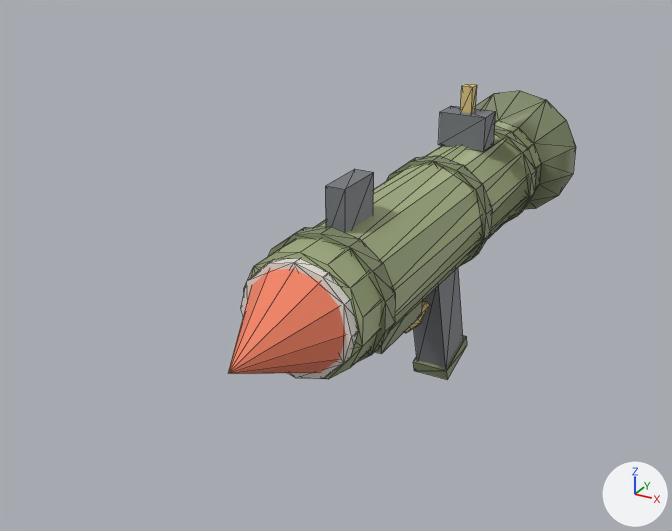
Before and after pictures for a commit that changed the OBJ model HtfFortress/Models/Rocket.obj.
Both versions are drawn from a 50 mm lens placed at (0.338, -0.838, 0.445), pointed at (-0.041, -0.148, 0.1). Lighting does not change. The marker at lower right points along +X, +Y and +Z. The picture after the commit comes second. Mesh edges are drawn as thin lines. Where no turn or scale is listed for an object, it has been applied to the vertices. Vertices at exactly the same position are counted once.

In view in the first picture: 'Rocket'.
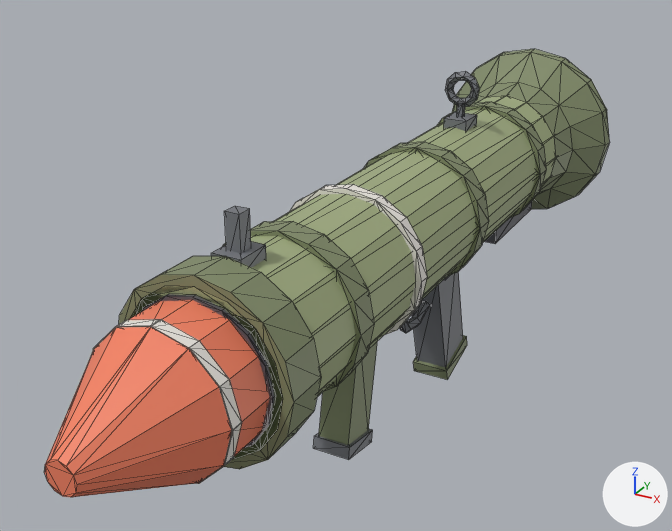
Where the change shows, as pixel boxes [x1, y1, x2, y2] in the pictures (672 x 531 px):
'Rocket', reshaped (62% wider, 51% taller): before [228, 83, 576, 380]; after [44, 49, 610, 497]
part 1 of me_rocket, added: after [132, 96, 556, 459]
part 2 of me_rocket, added: after [119, 256, 321, 469]
part 3 of me_rocket, added: after [142, 294, 275, 449]
part 4 of me_rocket, added: after [484, 201, 532, 244]
part 5 of me_rocket, added: after [223, 221, 374, 392]
part 6 of me_rocket, added: after [363, 142, 489, 276]
part 7 of me_rocket, added: after [438, 101, 546, 218]
part 8 of me_rocket, added: after [289, 184, 427, 336]
part 9 of me_rocket, added (orange): after [99, 300, 270, 476]
part 10 of me_rocket, added (orange): after [44, 327, 231, 497]
part 11 of me_rocket, added: after [93, 319, 242, 484]
part 12 of me_rocket, added: after [224, 206, 251, 253]
part 13 of me_rocket, added: after [211, 241, 266, 268]
part 14 of me_rocket, added: after [444, 112, 477, 131]
part 15 of me_rocket, added: after [457, 101, 465, 117]
part 16 of me_rocket, added: after [452, 49, 610, 209]
part 17 of me_rocket, added: after [445, 71, 479, 106]
part 18 of me_rocket, deleted: before [228, 83, 536, 379]
part 19 of me_rocket, built on: before [244, 91, 576, 379]; after [313, 341, 378, 460]
part 20 of me_rocket, recoloured (yellow to grey): [404, 301, 430, 333] in both

The edits, one by one:
me_rocket is used by ob_rocket; location (0.0, 0.0, 0.0).
me_rocket had 272 vertices, 508 faces and spanned x -0.073..0.073, y -0.38..0.24, z -0.077..0.23.
me_rocket now has 561 vertices, 1018 faces and spans x -0.102..0.102, y -0.539..0.274, z -0.077..0.248.
me_rocket part 1: a new loose piece, a 16-sided cylinder along y spanning x -0.064..0.064, y -0.41..0.2, z 0.066..0.194, in mat_wpnolive (greyish green #a2ad81).
me_rocket part 2: a new loose piece, a 16-sided cylinder along y spanning x -0.072..0.072, y -0.41..-0.375, z 0.058..0.202, in mat_wpnolivedark (greyish green #818b69).
me_rocket part 3: a new loose piece, a 16-sided cylinder along y spanning x -0.058..0.058, y -0.413..-0.409, z 0.072..0.188, in mat_bombblack (dark grey #595961).
me_rocket part 4: a new loose piece, a box spanning x -0.025..0.025, y 0.105..0.235, z 0.043..0.073, in mat_bombblack (dark grey #595961).
me_rocket part 5: a new loose piece, a 16-sided cylinder along y spanning x -0.068..0.068, y -0.311..-0.289, z 0.062..0.198, in mat_wpnolivedark (greyish green #818b69).
me_rocket part 6: a new loose piece, a 16-sided cylinder along y spanning x -0.068..0.068, y -0.071..-0.049, z 0.062..0.198, in mat_wpnolivedark (greyish green #818b69).
me_rocket part 7: a new loose piece, a 16-sided cylinder along y spanning x -0.068..0.068, y 0.109..0.131, z 0.062..0.198, in mat_wpnolivedark (greyish green #818b69).
me_rocket part 8: a new loose piece, a 16-sided cylinder along y spanning x -0.068..0.068, y -0.206..-0.194, z 0.062..0.199, in mat_white (white #eae6df).
me_rocket part 9: a new loose piece, a 12-sided cylinder along y spanning x -0.056..0.056, y -0.455..-0.405, z 0.074..0.186, in mat_wpnwarhead (orange #f38161).
me_rocket part 10: a new loose piece, a 12-sided cut cone along y (radius 0.012 at the low end, 0.056 at the high end) spanning x -0.056..0.056, y -0.539..-0.454, z 0.074..0.186, in mat_wpnwarhead (orange #f38161).
me_rocket part 11: a new loose piece, a 12-sided cylinder along y spanning x -0.056..0.056, y -0.455..-0.445, z 0.074..0.187, in mat_white (white #eae6df).
me_rocket part 12: a new loose piece, a box spanning x -0.006..0.006, y -0.366..-0.354, z 0.19..0.23, in mat_iron (grey #76797e).
me_rocket part 13: a new loose piece, a box spanning x -0.012..0.012, y -0.375..-0.345, z 0.19..0.202, in mat_iron (grey #76797e).
me_rocket part 14: a new loose piece, a box spanning x -0.012..0.012, y 0.025..0.055, z 0.19..0.202, in mat_iron (grey #76797e).
me_rocket part 15: a new loose piece, a box spanning x -0.003..0.003, y 0.037..0.043, z 0.198..0.218, in mat_iron (grey #76797e).
me_rocket part 16: a new loose piece of 64 vertices spanning x -0.102..0.102, y 0.18..0.274, z 0.028..0.232.
me_rocket part 17: a new loose piece of 40 vertices spanning x -0.018..0.018, y 0.036..0.045, z 0.212..0.248, in mat_iron (grey #76797e).
me_rocket part 18: 10 loose pieces with 181 vertices, spanning x -0.058..0.058, y -0.38..0.24, z 0.03..0.23, are deleted.
me_rocket part 19: 42 vertices removed from x -0.073..0.073, y -0.28..0.23, z 0.04..0.19; 16 vertices added at x -0.018..0.018, y -0.234..-0.17, z -0.05..0.074.
me_rocket part 20: 46 faces spanning x -0.004..0.005, y -0.105..-0.03, z 0.005..0.075 switch from mat_brass (yellow #ddc481) to mat_iron (grey #76797e).
Other edits to the shape of me_rocket do not show in these pictures.
